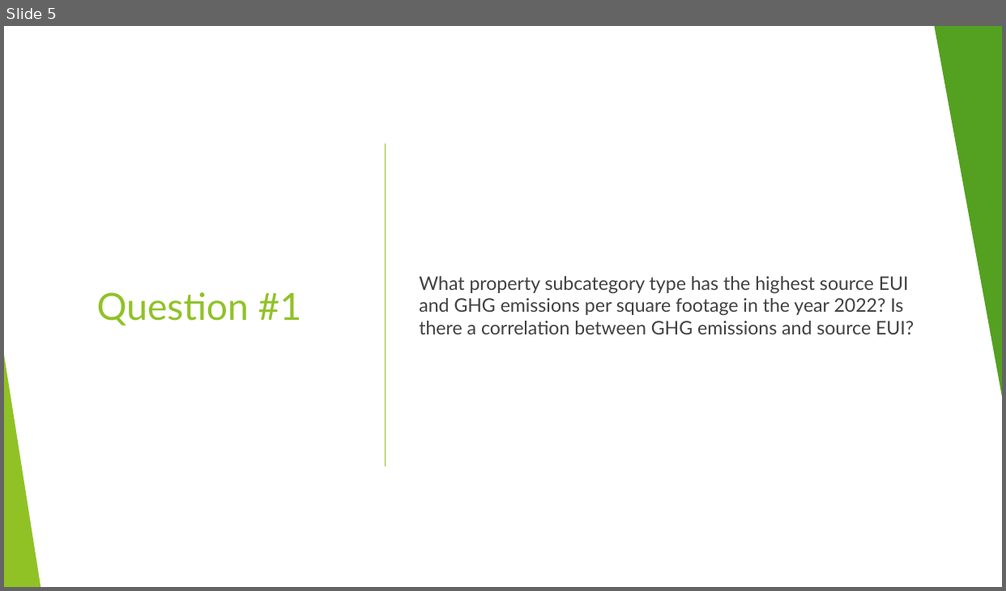
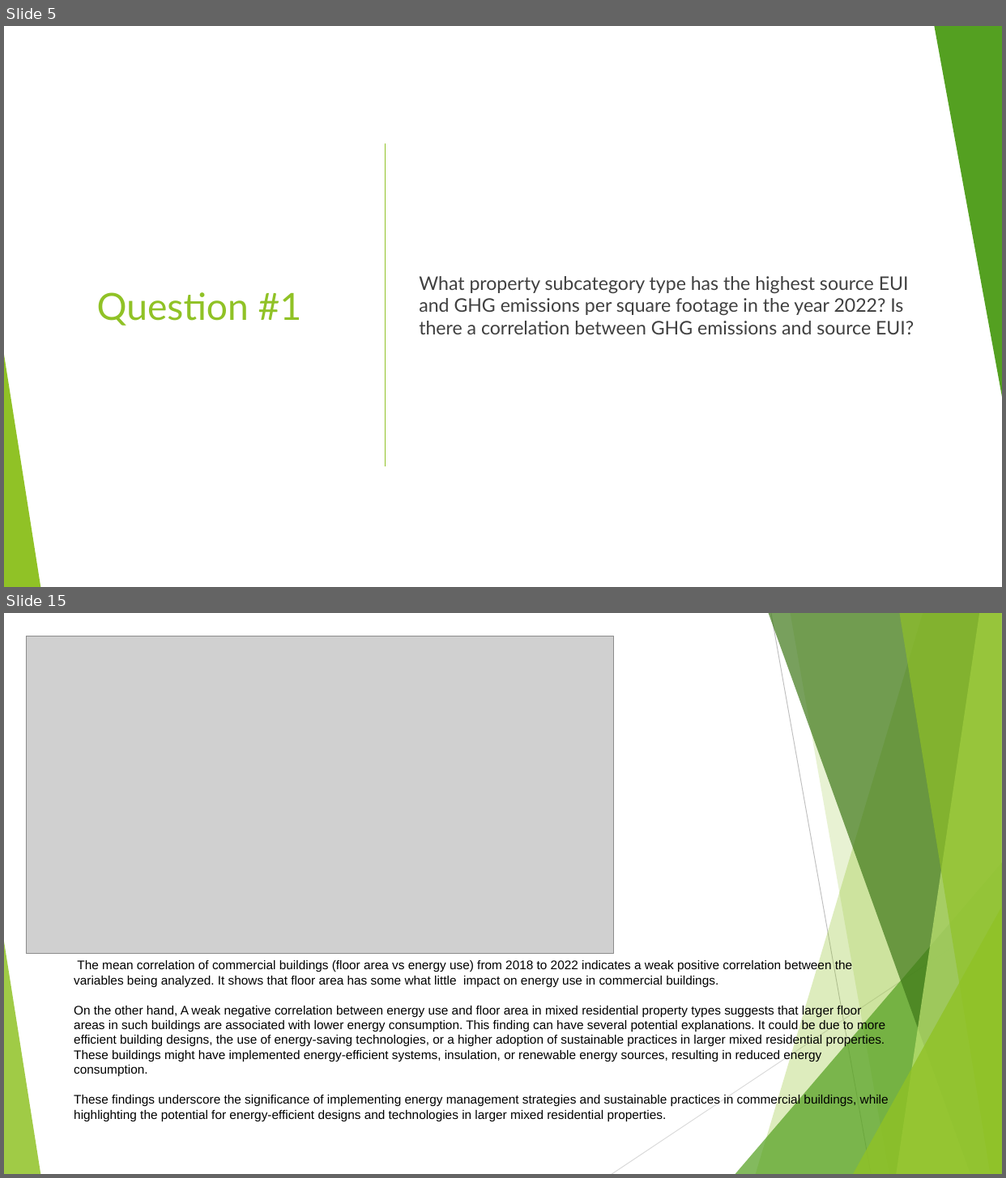
Before and after one commit to zohairnz/project-1, a slide deck: Energy Consumption Analysis for Buildings in San Francisco.pptx. Shown one above the other, each under a label of ours: slide 5 before the commit, slides 5 and 15 after it; the slides between them are not shown. The pictures are 1006x591 and 1006x1178 pixels, drawn with LibreOffice and Linux fonts; fonts in the diff are those of the drawing; grey boxes stand for pictures. Boxes give left, top, right and bottom in pixels: in the first picture for what was removed or moved away, otherwise in the second. Text is boxed around its words. In the diff, an @@ line names an element or a change of style, - is before the commit and + after.

```diff
--- a/Energy Consumption Analysis for Buildings in San Francisco.pptx
+++ b/Energy Consumption Analysis for Buildings in San Francisco.pptx
@@ slide 15 added at (x1=4, y1=613, x2=1002, y2=1174), background #FFFFFF; not listed: 10 template elements that a slide beside it also shows @@
@@ picture added at (x1=26, y1=636, x2=613, y2=954) @@
@@ text added at (x1=74, y1=960, x2=889, y2=1122), 12 pt, text #000000 @@
+The mean correlation of commercial buildings (floor area vs energy use) from 2018 to 2022 indicates a weak positive correlation between the variables being analyzed. It shows that floor area has some what little impact on energy use in commercial buildings.
+On the other hand, A weak negative correlation between energy use and floor area in mixed residential property types suggests that larger floor areas in such buildings are associated with lower energy consumption. This finding can have several potential explanations. It could be due to more efficient building designs, the use of energy-saving technologies, or a higher adoption of sustainable practices in larger mixed residential properties. These buildings might have implemented energy-efficient systems, insulation, or renewable energy sources, resulting in reduced energy consumption.
+These findings underscore the significance of implementing energy management strategies and sustainable practices in commercial buildings, while highlighting the potential for energy-efficient designs and technologies in larger mixed residential properties.
```
Also in this commit, not shown: 2 slides changed, 10 other slides added, 1 slide removed, 3 other files.
